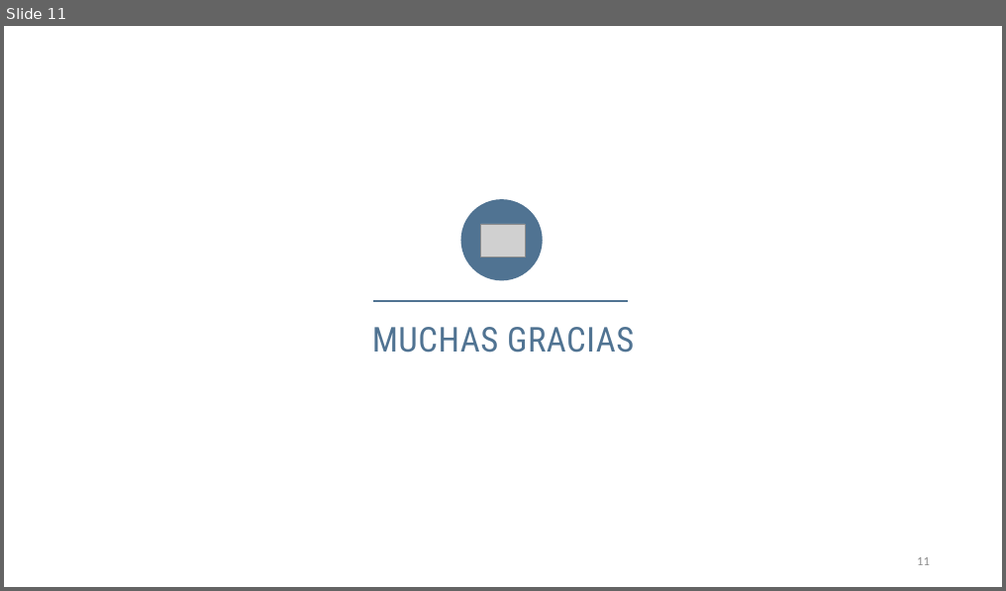
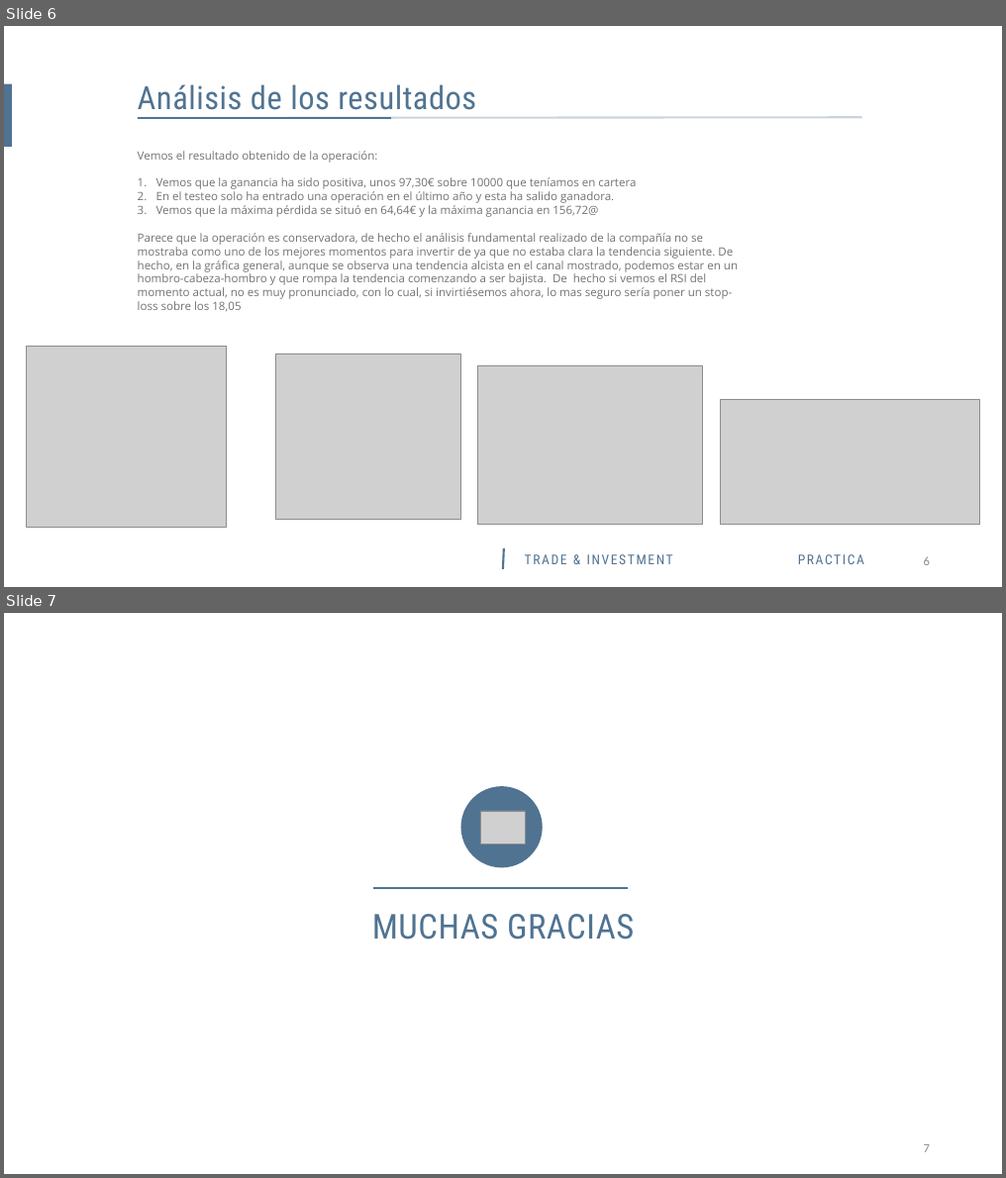
Before and after one commit to amarino5/Master-BigData-CIFF-2016, a slide deck: Algoritmic Trading/Algoritmic Trading Práctica.pptx. Shown one above the other, each under a label of ours: slide 11 before the commit, slides 6 and 7 after it. The pictures are 1006x591 and 1006x1178 pixels, drawn with LibreOffice and Linux fonts; fonts in the diff are those of the drawing; grey boxes stand for pictures. Boxes give left, top, right and bottom in pixels: in the first picture for what was removed or moved away, otherwise in the second. Text is boxed around its words. In the diff, an @@ line names an element or a change of style, - is before the commit and + after.

```diff
--- a/Algoritmic Trading/Algoritmic Trading Práctica.pptx
+++ b/Algoritmic Trading/Algoritmic Trading Práctica.pptx
@@ slide 6 added at <box>4,26,1002,587</box>, background #FFFFFF @@
@@ rectangle added at <box>4,84,12,147</box>, fill #507392 @@
@@ text added at <box>138,84,476,110</box>, 62 pt, text #507392 @@
+Análisis de los resultados
@@ line added from (138, 118) to (862, 117), #507392 4 pt @@
@@ line added from (138, 118) to (391, 118), #507392 4 pt @@
@@ text added at <box>138,151,738,312</box>, 22 pt, text #767171 @@
+Vemos el resultado obtenido de la operación:
+1. Vemos que la ganancia ha sido positiva, unos 97,30€ sobre 10000 que teníamos en cartera
+2. En el testeo solo ha entrado una operación en el último año y esta ha salido ganadora.
+3. Vemos que la máxima pérdida se situó en 64,64€ y la máxima ganancia en 156,72@
+Parece que la operación es conservadora, de hecho el análisis fundamental realizado de la compañía no se mostraba como uno de los mejores momentos para invertir de ya que no estaba clara la tendencia siguiente. De hecho, en la gráfica general, aunque se observa una tendencia alcista en el canal mostrado, podemos estar en un hombro-cabeza-hombro y que rompa la tendencia comenzando a ser bajista. De hecho si vemos el RSI del momento actual, no es muy pronunciado, con lo cual, si invirtiésemos ahora, lo mas seguro sería poner un stop-loss sobre los 18,05
@@ picture added at <box>26,346,226,527</box> @@
@@ picture added at <box>275,354,460,520</box> @@
@@ picture added at <box>477,367,703,524</box> @@
@@ picture added at <box>720,399,980,524</box> @@
@@ line added from (503, 570) to (504, 549), #507392 4 pt @@
@@ text added at <box>525,555,673,565</box>, 26 pt, text #507392 @@
+TRADE & INVESTMENT
@@ text added at <box>798,555,864,565</box>, 26 pt, text #507392 @@
+PRACTICA
@@ page number added at <box>924,557,930,566</box>, 24 pt, text #8C8C8C @@
+6
@@ what was slide 11 is now slide 7 @@
@@ page number at <box>924,1145,930,1153</box>: text changed @@
-11
+7
```
Also in this commit, not shown: 2 slides changed, 1 other slide added, 6 slides removed, 1 other file.
